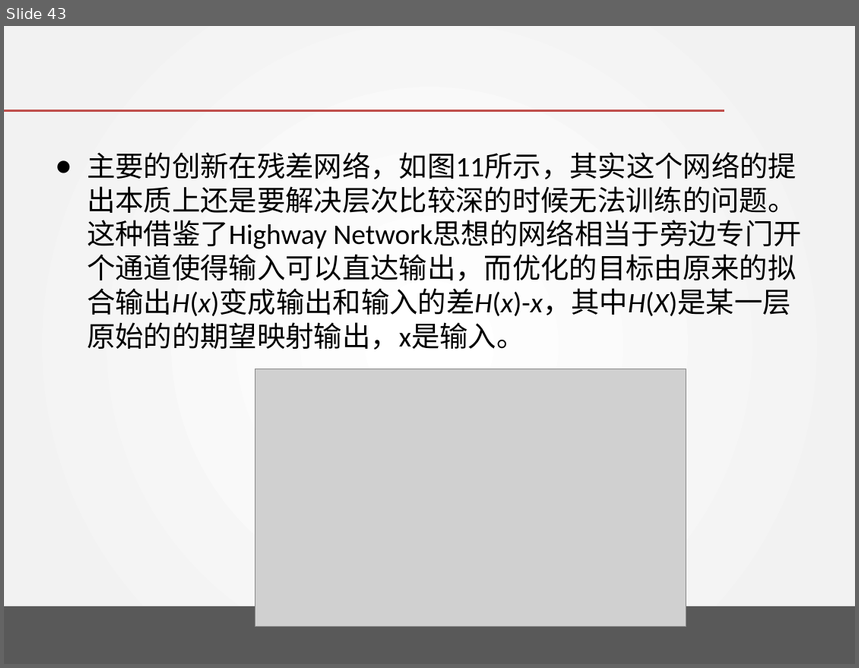
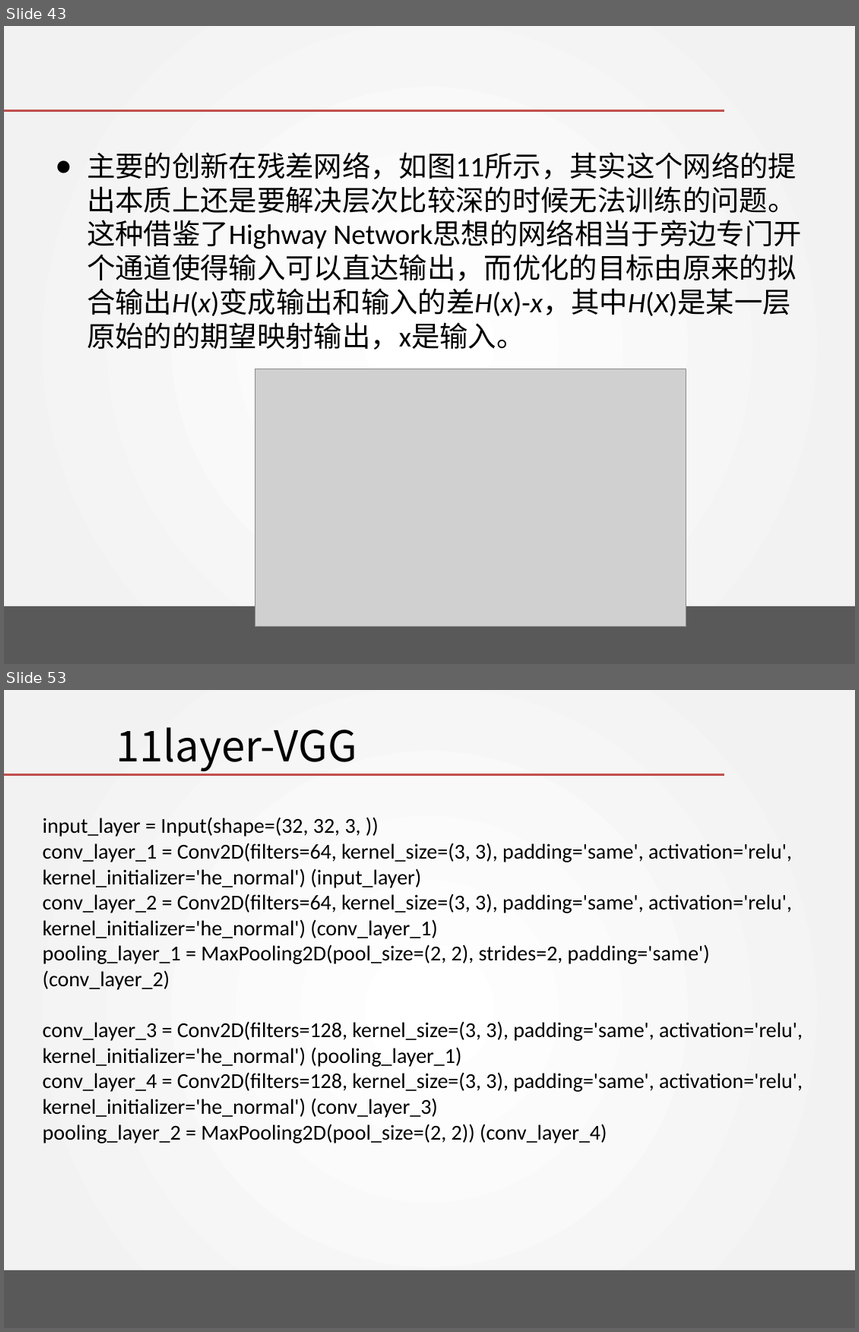
Before and after one commit to DavidPeng11/Artificial_Intelligence_2018, a slide deck: chapter 12 - Convolutional Neural Networks/Convolutional Neural Networks.pptx. Shown one above the other, each under a label of ours: slide 43 before the commit, slides 43 and 53 after it; the slides between them are not shown. The pictures are 859x668 and 859x1332 pixels, drawn with LibreOffice and Linux fonts; fonts in the diff are those of the drawing; grey boxes stand for pictures; background and template pictures are left out. Boxes give left, top, right and bottom in pixels: in the first picture for what was removed or moved away, otherwise in the second. Text is boxed around its words. In the diff, an @@ line names an element or a change of style, - is before the commit and + after.

```diff
--- a/chapter 12 - Convolutional Neural Networks/Convolutional Neural Networks.pptx
+++ b/chapter 12 - Convolutional Neural Networks/Convolutional Neural Networks.pptx
@@ slide 53 added at (4, 690, 855, 1328), background gradient #FFFFFF to #F2F2F2; not listed: 2 template elements that a slide beside it also shows @@
@@ title added at (116, 727, 357, 771), 36 pt, text #000000 @@
+11layer-VGG
@@ text added at (43, 817, 803, 1144), 18 pt, text #000000 @@
+input_layer = Input(shape=(32, 32, 3, ))
+conv_layer_1 = Conv2D(filters=64, kernel_size=(3, 3), padding='same', activation='relu', kernel_initializer='he_normal') (input_layer)
+conv_layer_2 = Conv2D(filters=64, kernel_size=(3, 3), padding='same', activation='relu', kernel_initializer='he_normal') (conv_layer_1)
+pooling_layer_1 = MaxPooling2D(pool_size=(2, 2), strides=2, padding='same') (conv_layer_2)
+conv_layer_3 = Conv2D(filters=128, kernel_size=(3, 3), padding='same', activation='relu', kernel_initializer='he_normal') (pooling_layer_1)
+conv_layer_4 = Conv2D(filters=128, kernel_size=(3, 3), padding='same', activation='relu', kernel_initializer='he_normal') (conv_layer_3)
+pooling_layer_2 = MaxPooling2D(pool_size=(2, 2)) (conv_layer_4)
```
Also in this commit, not shown: 16 other slides added, 2 other files.
